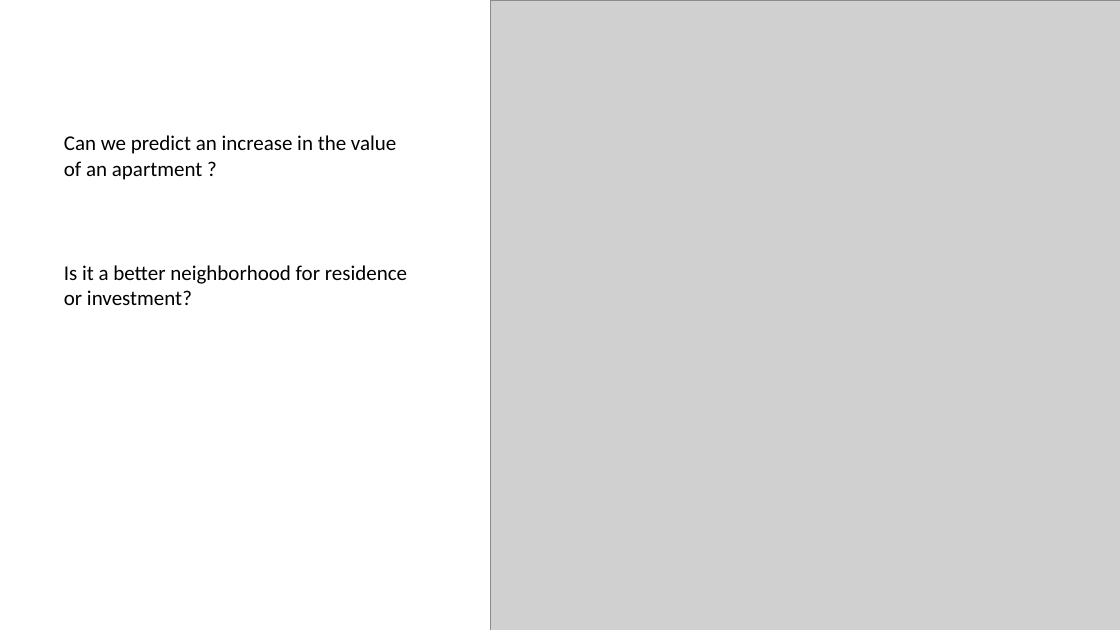
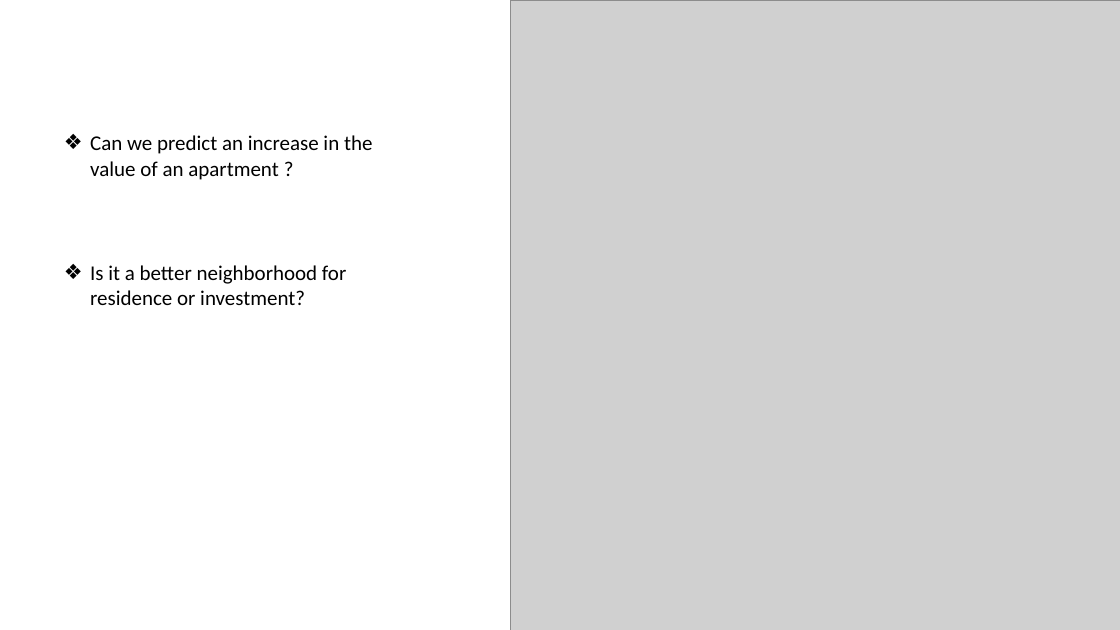
Before and after one commit to Yarin-Ben-Baruch/Real-estate-analyze, a slide deck: slide 3 of Real estate.pptx. Drawn at 1120x630 pixels with LibreOffice and Linux fonts; fonts in the diff are those of the drawing; grey boxes stand for pictures; background and template pictures are left out. Boxes give left, top, right and bottom in pixels: in the first picture for what was removed or moved away, otherwise in the second. Text is boxed around its words. In the diff, an @@ line names an element or a change of style, - is before the commit and + after.

```diff
--- a/Real estate.pptx
+++ b/Real estate.pptx
@@ picture: place and size @@
-picture at bbox=[491, 0, 1120, 630]
+picture at bbox=[511, 0, 1120, 630]
@@ text "Can we predict an increase ..." at bbox=[90, 135, 372, 180]: bullet none to ❖ @@
@@ text "Is it a better neighborhood ..." at bbox=[90, 265, 346, 305]: bullet none to ❖ @@
```
Also in this commit, not shown: 10 other slides changed.
